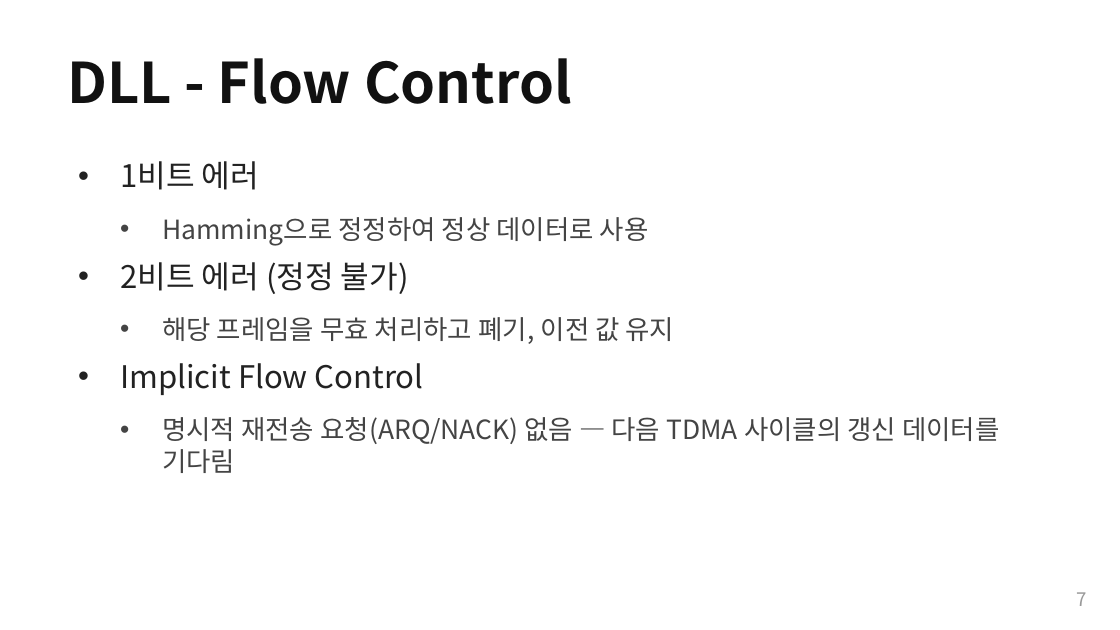
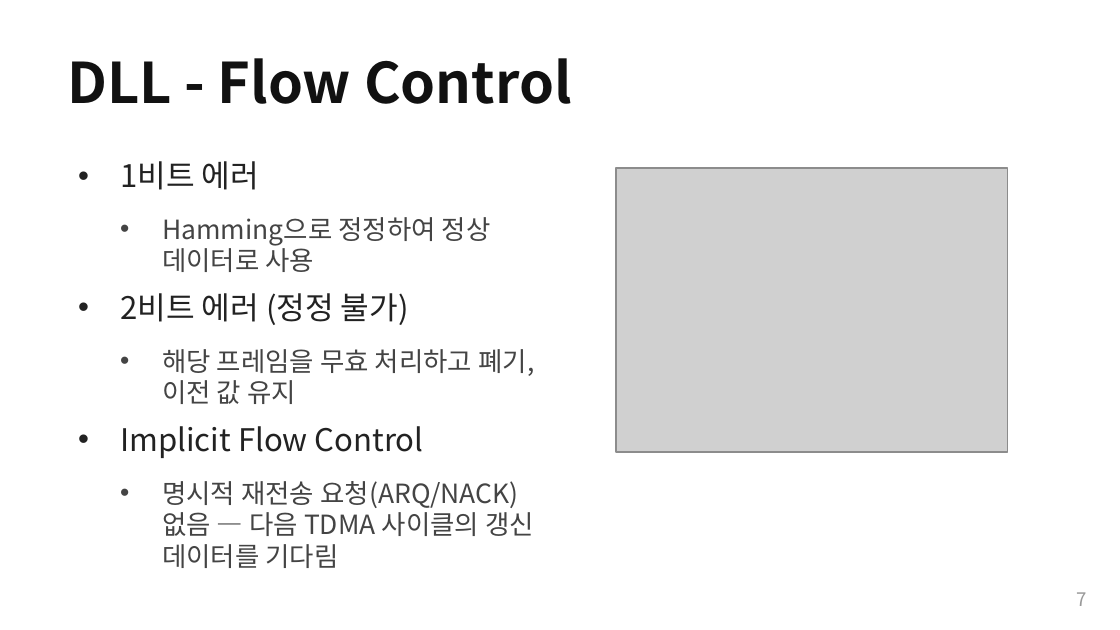
Before and after one commit to Woodong02/SoC_Design_and_Programming, a slide deck: slide 7 of section2_tdma_protocol.pptx. Drawn at 1120x630 pixels with LibreOffice and Linux fonts; fonts in the diff are those of the drawing; grey boxes stand for pictures. Boxes give left, top, right and bottom in pixels: in the first picture for what was removed or moved away, otherwise in the second. Text is boxed around its words. In the diff, an @@ line names an element or a change of style, - is before the commit and + after.

```diff
--- a/section2_tdma_protocol.pptx
+++ b/section2_tdma_protocol.pptx
@@ text "1비트 에러" rewrapped from (120, 161, 999, 473) to (120, 161, 534, 568) @@
@@ picture added at (616, 168, 1008, 452) @@
```
Also in this commit, not shown: 6 other slides changed, 11 other files.
